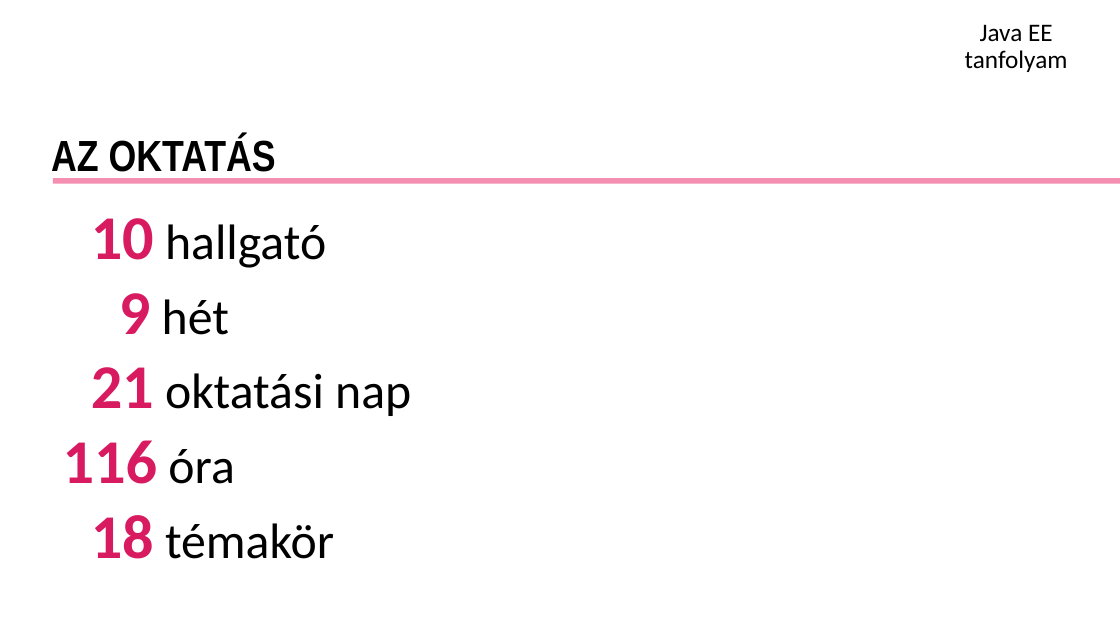
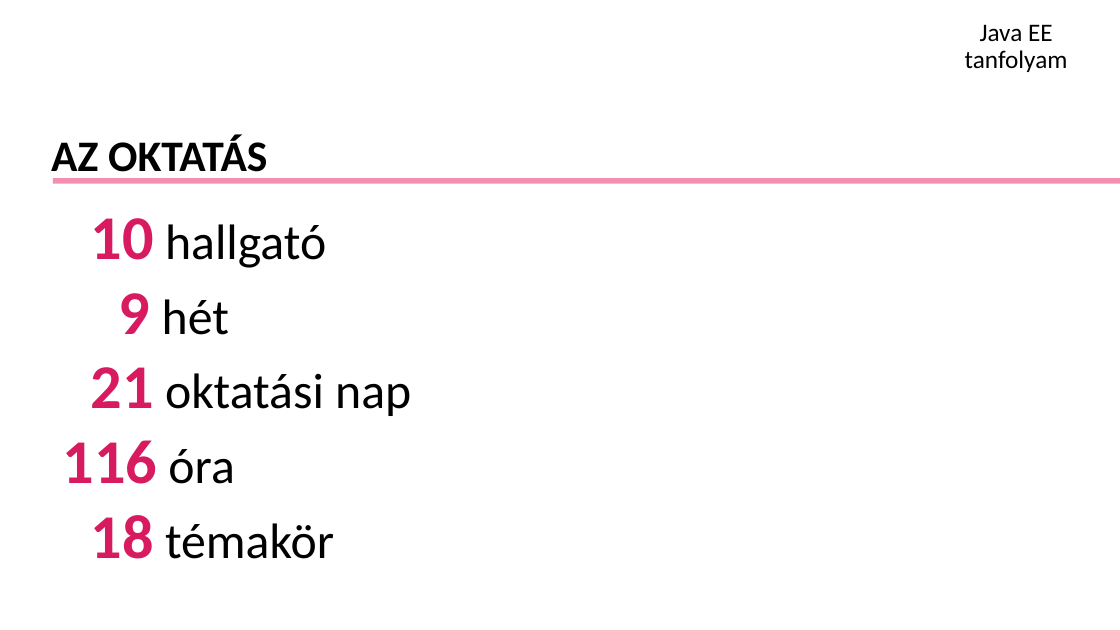
Before and after one commit to schonherz-java-ee-2016-q4/project, a slide deck: slide 4 of presentation/schonherz-2016-autumn-trainer-presentation.pptx. Drawn at 1120x630 pixels with LibreOffice and Linux fonts; fonts in the diff are those of the drawing; background and template pictures are left out. Boxes give left, top, right and bottom in pixels: in the first picture for what was removed or moved away, otherwise in the second. Text is boxed around its words. In the diff, an @@ line names an element or a change of style, - is before the commit and + after.

Commit message:
Change font in trainer presentation.

```diff
--- a/presentation/schonherz-2016-autumn-trainer-presentation.pptx
+++ b/presentation/schonherz-2016-autumn-trainer-presentation.pptx
@@ text "AZ OKTATÁS" at [51, 135, 267, 182]: font Arial Narrow to Calibri @@
```
Also in this commit, not shown: 6 other slides changed.
